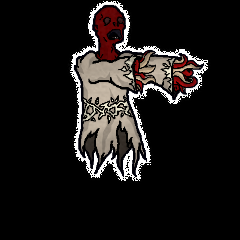
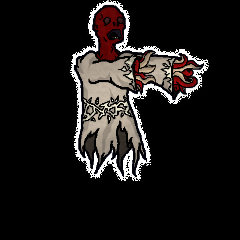
Revision of a layered (240, 240) image; what changed, layer by layer:
painted on "diffuse" over left=72, top=0, right=209, bottom=179
